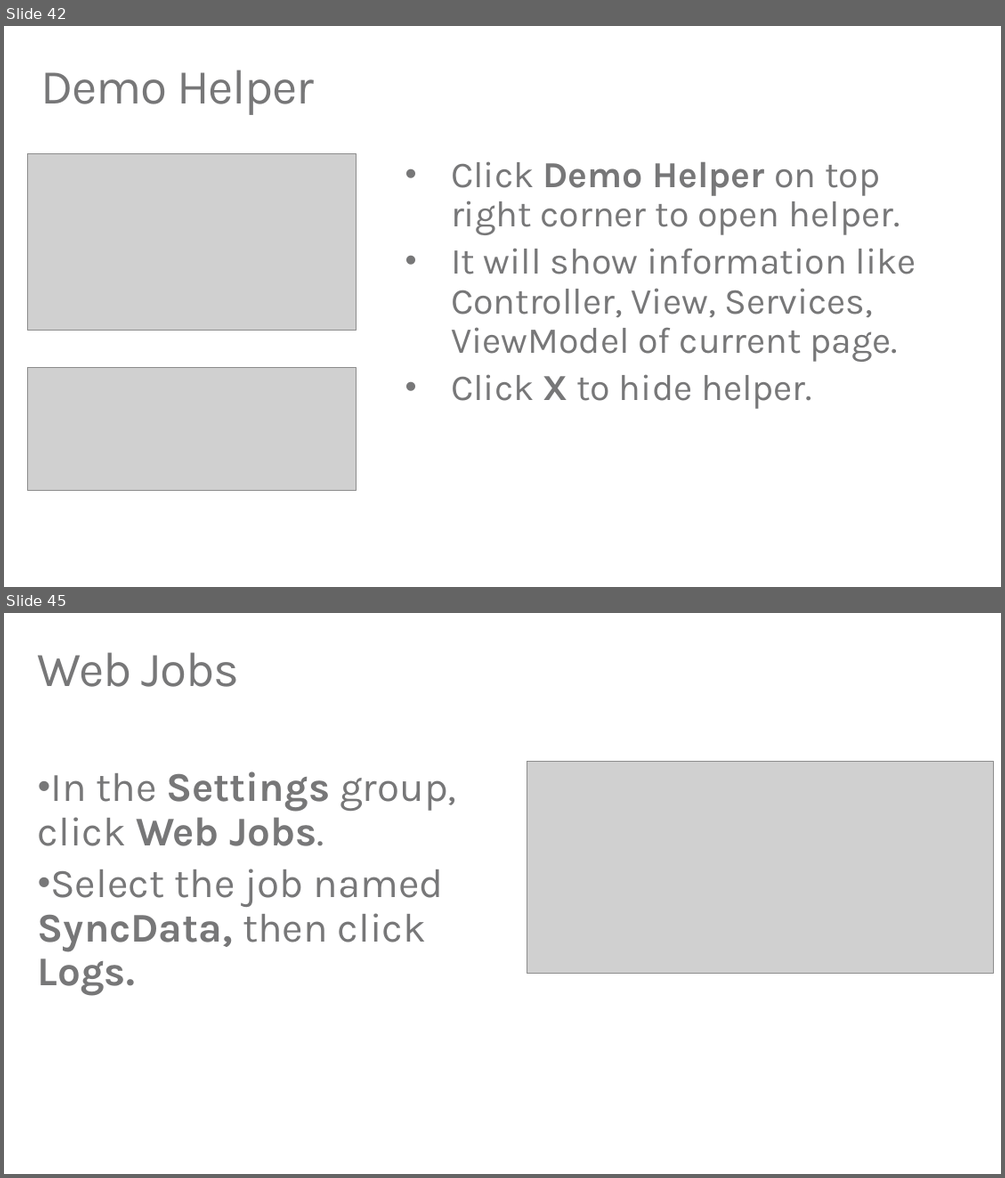
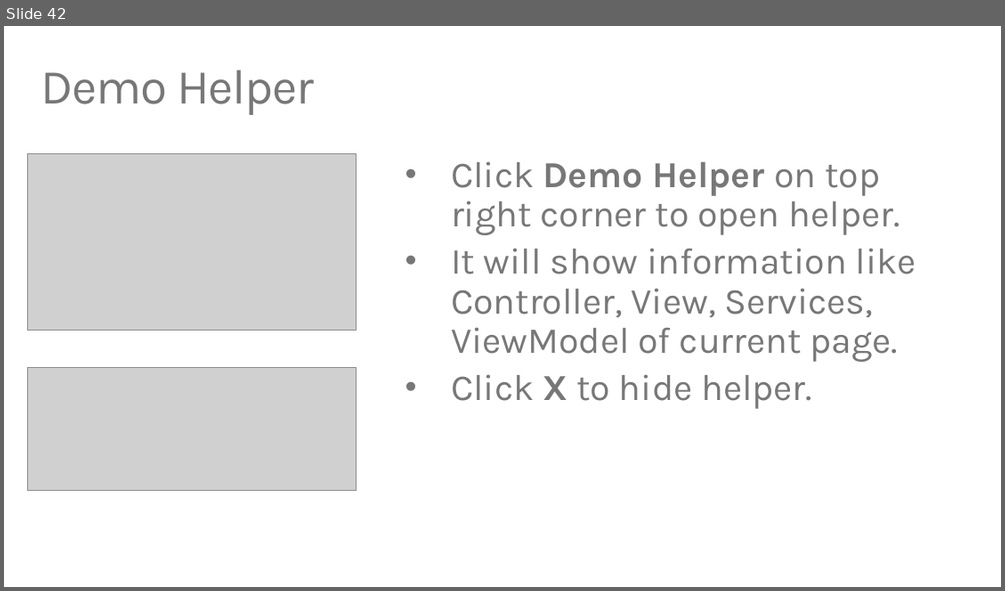
Before and after one commit to TylerLu/EDUGraphAPI-Angular, a slide deck: EDU GRAPH-API Demo Script.pptx. Shown one above the other, each under a label of ours: slides 42 and 45 before the commit, slide 42 after it; the slides between them are not shown. The pictures are 1005x1178 and 1005x591 pixels, drawn with LibreOffice and Linux fonts; fonts in the diff are those of the drawing; grey boxes stand for pictures. Boxes give left, top, right and bottom in pixels: in the first picture for what was removed or moved away, otherwise in the second. Text is boxed around its words. In the diff, an @@ line names an element or a change of style, - is before the commit and + after.

```diff
--- a/EDU GRAPH-API Demo Script.pptx
+++ b/EDU GRAPH-API Demo Script.pptx
@@ slide 45 removed at [4, 613, 1001, 1174], background #FFFFFF @@
@@ title removed at [38, 652, 239, 687] @@
-Web Jobs
@@ text removed at [38, 771, 456, 951] @@
-• In the Settings group, click Web Jobs.
-• Select the job named SyncData, then click Logs.
@@ picture removed at [526, 761, 993, 973] @@
```
Also in this commit, not shown: 7 other slides removed, 9 other files.
